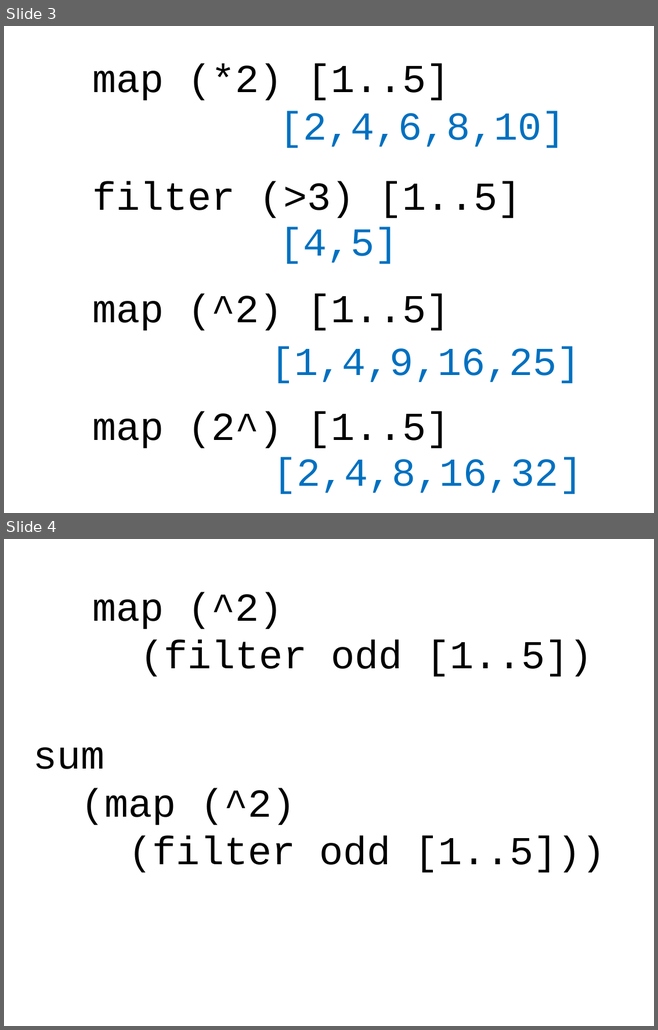
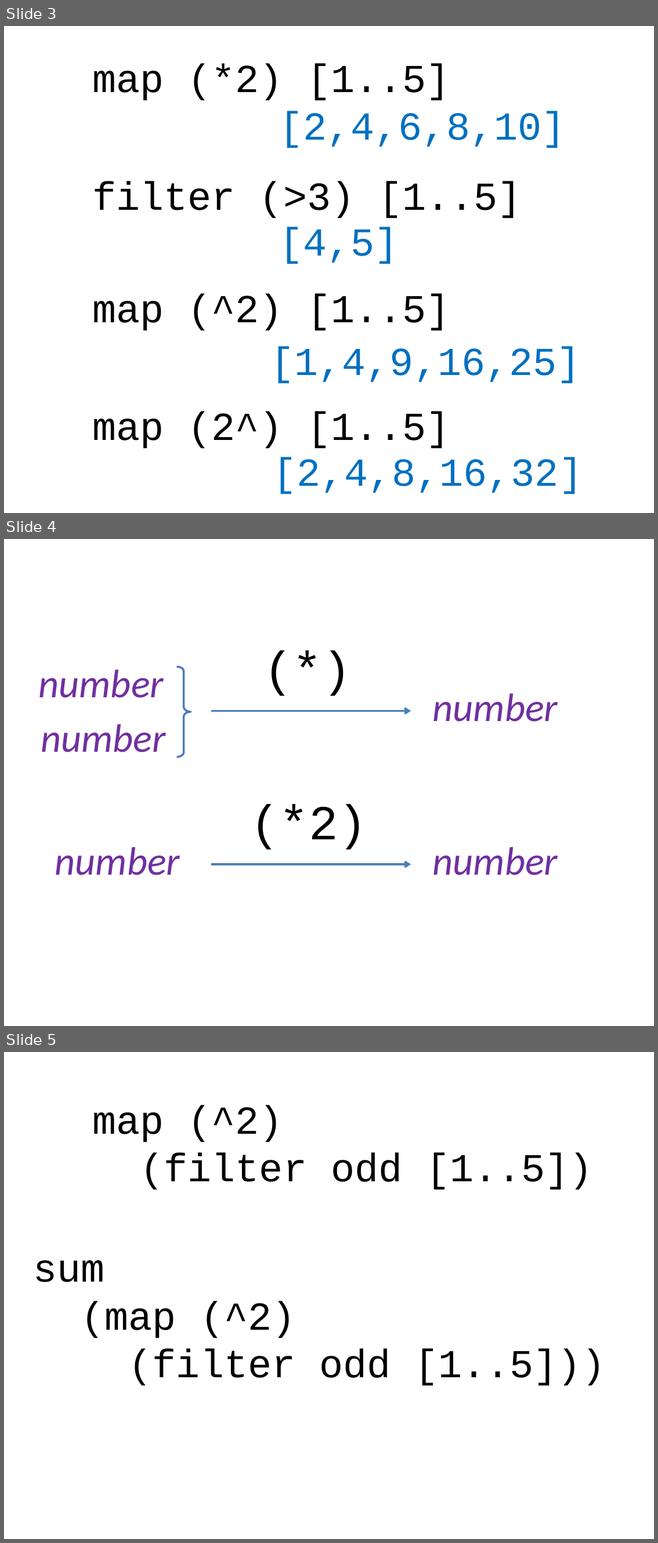
Before and after one commit to dominicprior/beginning-haskell-course, a slide deck: beginning-haskell.pptx. Shown one above the other, each under a label of ours: slides 3 and 4 before the commit, slides 3, 4 and 5 after it. The pictures are 658x1030 and 658x1543 pixels, drawn with LibreOffice and Linux fonts; fonts in the diff are those of the drawing. Boxes give left, top, right and bottom in pixels: in the first picture for what was removed or moved away, otherwise in the second. Text is boxed around its words. In the diff, an @@ line names an element or a change of style, - is before the commit and + after.

```diff
--- a/beginning-haskell.pptx
+++ b/beginning-haskell.pptx
@@ slide 4 added at (4, 539, 654, 1026), background #FFFFFF @@
@@ text added at (257, 635, 359, 700), 54 pt, text #000000 @@
+(*)
@@ text added at (38, 669, 164, 698), 44 pt, text #7030A0, italic @@
+number
@@ right brace added at (177, 667, 191, 757), outline #4B7EBC 2.25 pt @@
@@ text added at (433, 693, 558, 722), 44 pt, text #7030A0, italic @@
+number
@@ arrow added from (211, 711) to (411, 711), #4B7EBC 2.25 pt @@
@@ text added at (41, 724, 166, 752), 44 pt, text #7030A0, italic @@
+number
@@ text added at (250, 804, 367, 850), 54 pt, text #000000 @@
+(*2)
@@ text added at (55, 847, 180, 875), 44 pt, text #7030A0, italic @@
+number
@@ text added at (433, 847, 558, 875), 44 pt, text #7030A0, italic @@
+number
@@ arrow added from (211, 864) to (411, 864), #4B7EBC 2.25 pt @@
@@ what was slide 4 is now slide 5 @@
```
Also in this commit, not shown: 2 slides changed.
